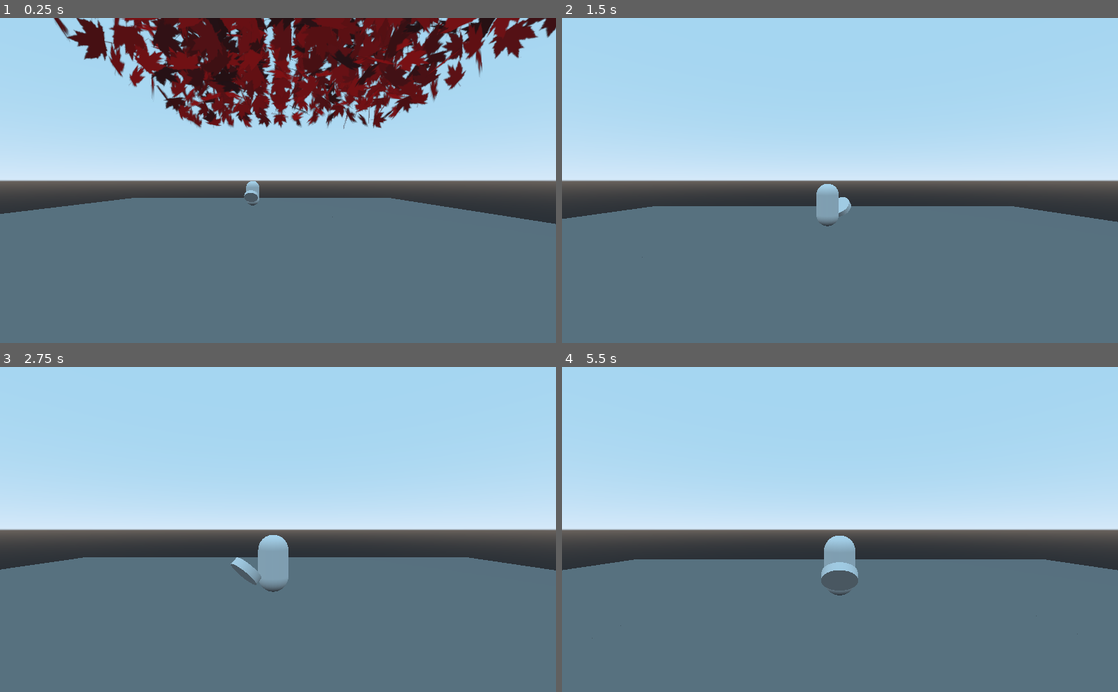
Above: before the commit, frames 1-4 (two rows, left to right).
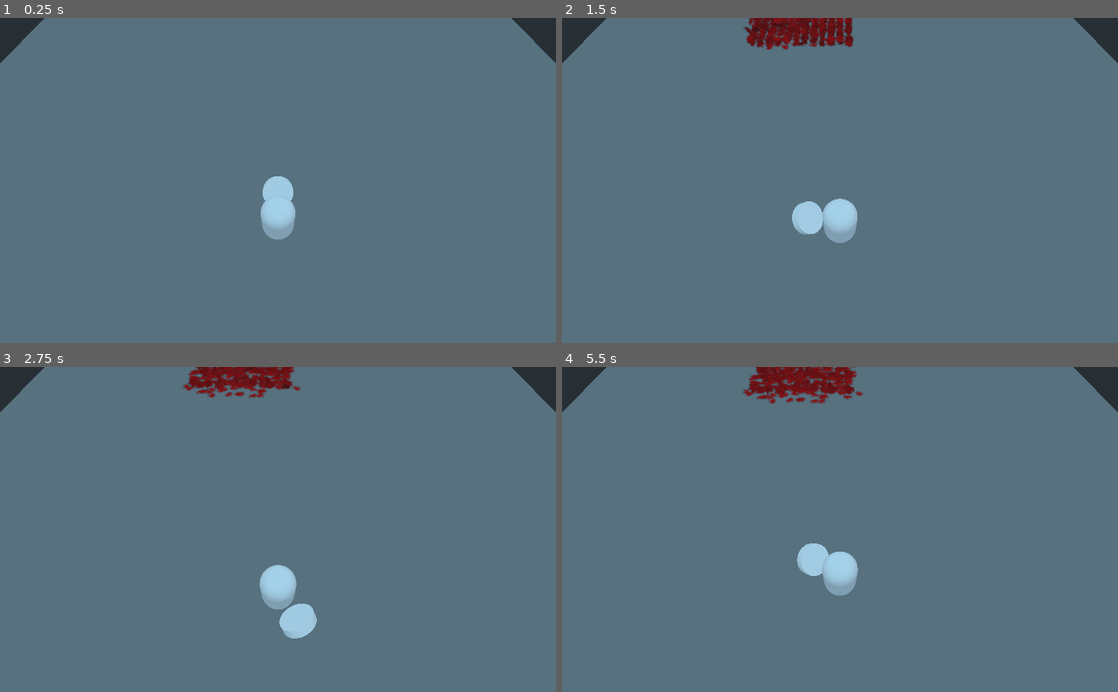
Above: after the commit, the same moments.

Repository: neurodraft/great-autumn-gamejam
Game: Godot game, scene res://Prototype.tscn
Same seed, same stepped clock (60 frames per second), same inputs: the game is played once before the commit and once after it. The project has no main scene, so this scene is started directly.
Inputs (mouse positions are in pixels of both pictures, inside the frame that each line leads up to):
- Up to frame 1 (0.25 s): no input
- Up to frame 2 (1.5 s): move the mouse to (962, 164) at 0.52 s; hold E (rotate_right) 0.53-1.28 s; click (962, 164) at 0.67 s; move the mouse to (728, 196) at 1.27 s; hold S (move_backwards) from 1.28 s (still down); click (728, 196) at 1.42 s
- Up to frame 3 (2.75 s): move the mouse to (333, 458) at 2.02 s; release S (move_backwards) at 2.03 s; hold E (rotate_right) from 2.03 s (still down); click (333, 458) at 2.17 s
- Up to frame 4 (5.5 s): move the mouse to (812, 594) at 2.77 s; release E (rotate_right) at 2.78 s; hold W (move_forward) 2.78-3.53 s; click (812, 594) at 2.92 s; move the mouse to (1006, 578) at 3.52 s; hold Q (rotate_left) 3.53-5.03 s; click (1006, 578) at 3.67 s; move the mouse to (673, 480) at 4.27 s; click (673, 480) at 4.42 s; move the mouse to (867, 529) at 5.02 s; hold S (move_backwards) from 5.03 s (still down); click (867, 529) at 5.17 s

The runs differ from the first frame. In frame 1, 57% of the frame differs, in the area x 0-100%, y 0-69%; in frame 2, 60%; in frame 3, 61%, in the area x 0-100%, y 0-84%; in frame 4, 60%.

Commit message:
trying area gravity

Diff:
--- a/Assets/GroundTile.tscn
+++ b/Assets/GroundTile.tscn
@@ -10,6 +10,7 @@
 points = PoolVector3Array( -2.5, 0.25, 2.5, 2.5, 0.25, -2.5, 2.5, 0.25, 2.5, -2.5, 0.25, -2.5, -2.5, -0.25, 2.5, 2.5, - …(328 unchanged characters)…
 
 [node name="GroundTile" type="StaticBody"]
+collision_layer = 5
 
 [node name="MeshInstance" type="MeshInstance" parent="."]
 mesh = SubResource( 1 )
--- a/MapleLeaf.tscn
+++ b/MapleLeaf.tscn
@@ -11,12 +11,13 @@
 albedo_texture = ExtResource( 1 )
 
 [sub_resource type="BoxShape" id=3]
-extents = Vector3( 0.5, 0.1, 0.5 )
+extents = Vector3( 0.5, 0.2, 0.5 )
 
 [node name="MapleLeaf" type="RigidBody"]
 collision_layer = 2
 mass = 0.102041
 continuous_cd = true
+can_sleep = false
 
 [node name="MeshInstance" type="MeshInstance" parent="."]
 mesh = SubResource( 1 )
--- /dev/null
+++ b/MousePositionHelper.gd
@@ -0,0 +1,18 @@
+extends Area
+
+
+# Declare member variables here. Examples:
+# var a = 2
+# var b = "text"
+
+
+# Called when the node enters the scene tree for the first time.
+func _ready():
+	pass # Replace with function body.
+
+func _input_event(camera, event, click_position, click_normal, shape_idx):
+
+
+# Called every frame. 'delta' is the elapsed time since the previous frame.
+#func _process(delta):
+#	pass
--- a/PlayerController.gd
+++ b/PlayerController.gd
@@ -22,10 +22,33 @@
 		dir += -cam_xform.basis[0]
 	if (Input.is_action_pressed("move_right")):
 		dir += cam_xform.basis[0]
-	if (Input.is_action_pressed("rotate_right")):
-		($Blower as Spatial).rotate_y(-5 * delta)
-	if (Input.is_action_pressed("rotate_left")):
-		($Blower as Spatial).rotate_y(5 * delta)
+
+	var cam = get_viewport().get_camera()
+	var mouse_pos = get_viewport().get_mouse_position()
+
+	var ray_origin = cam.project_ray_origin(mouse_pos)
+	var ray_normal = cam.project_ray_normal(mouse_pos)
+
+	$RayCast.global_transform.origin = ray_origin
+	$RayCast.set_cast_to(ray_normal * 50)
+
+	#$Raycast.force_raycast_update()
+
+	if $RayCast.is_colliding():
+		var collision_point = $RayCast.get_collision_point()
+
+		self.look_at(Vector3(collision_point.x, self.translation.y, collision_point.z), Vector3.UP)
+		#var distance = ray_origin.distance_to(collision_point)
+
+
+
+
+#	(self as Spatial).look_at(direction)
+
+#	if (Input.is_action_pressed("rotate_right")):
+#		(self as Spatial).rotate_y(-5 * delta)
+#	if (Input.is_action_pressed("rotate_left")):
+#		(self as Spatial).rotate_y(5 * delta)
 
 	dir.y = 0
 	dir = dir.normalized()
--- a/Prototype.tscn
+++ b/Prototype.tscn
@@ -1,7 +1,6 @@
-[gd_scene load_steps=11 format=2]
+[gd_scene load_steps=10 format=2]
 
 [ext_resource path="res://Assets/GroundTile.tscn" type="PackedScene" id=1]
-[ext_resource path="res://RepulsionArea.gd" type="Script" id=2]
 [ext_resource path="res://LeafSpawner.gd" type="Script" id=3]
 [ext_resource path="res://CameraPivot.gd" type="Script" id=4]
 [ext_resource path="res://PlayerController.gd" type="Script" id=5]
@@ -13,8 +12,8 @@
 [sub_resource type="CapsuleShape" id=2]
 height = 1.75
 
-[sub_resource type="ConvexPolygonShape" id=5]
-points = PoolVector3Array( -2, 1, -1, 0, 0.3, -0.4, -2, 1, 1, 0, 0.3, 0.4, 0, 0.3, 0.4, 0, 0, 0.4, -2, 1, 1, -2, 0, 1, -2, 1, 1, -2, 0, 1, -2, 1, -1, -2, 0, -1, 0, 0, -0.4, -2, 0, -1, 0, 0, 0.4, -2, 0, 1, -2, 1, -1, -2, 0, -1, 0, 0.3, -0.4, 0, 0, -0.4, 0, 0.3, -0.4, 0, 0, -0.4, 0, 0.3, 0.4, 0, 0, 0.4 )
+[sub_resource type="SphereShape" id=5]
+radius = 1.5
 
 [sub_resource type="CylinderMesh" id=4]
 height = 0.5
@@ -57,12 +56,12 @@
 num_width = 12
 
 [node name="CameraPivot" type="Spatial" parent="."]
-transform = Transform( 1, 0, 0, 0, 1, 0, 0, 0, 1, 5, 0, 5 )
+transform = Transform( 1, 0, 0, 0, 1, 0, 0, 0, 1, 31.6, 0.4, 0 )
 script = ExtResource( 4 )
-rotation_speed = 5.0
+rotation_speed = 10.0
 
 [node name="Camera" type="Camera" parent="CameraPivot"]
-transform = Transform( -4.37114e-08, 0, -1, 0, 1, 0, 1, 0, -4.37114e-08, -15, 4, 0 )
+transform = Transform( -4.37114e-08, -0.866025, 0.5, 0, 0.5, 0.866025, -1, 3.78552e-08, -2.18557e-08, 5, 15, 0 )
 
 [node name="Player" type="KinematicBody" parent="."]
 transform = Transform( 1, 0, 0, 0, 1, 0, 0, 0, 1, 31.6, 0.4, 0 )
@@ -81,18 +80,22 @@
 [node name="Blower" type="Spatial" parent="Player"]
 
 [node name="RepulsionArea" type="Area" parent="Player/Blower"]
-transform = Transform( 1, 0, 0, 0, 1, 0, 0, 0, 1, -2, -1.4, 0 )
+transform = Transform( 1, 0, 0, 0, 1, 0, 0, 0, 1, -3, -0.4, 0 )
+space_override = 1
+gravity_point = true
+gravity_vec = Vector3( -0.5, -0.5, 0 )
+gravity = -50.0
 collision_layer = 0
 collision_mask = 2
-script = ExtResource( 2 )
-radius = 3.0
-max_repulsion = 1.0
 
 [node name="CollisionShape" type="CollisionShape" parent="Player/Blower/RepulsionArea"]
-transform = Transform( 1, 0, 0, 0, 1, 0, 0, 0, 1, -1, 1, 0 )
 shape = SubResource( 5 )
 
 [node name="MeshInstance2" type="MeshInstance" parent="Player/Blower"]
 transform = Transform( 0.707107, 0.707107, 0, -0.707107, 0.707107, 0, 0, 0, 1, -2, 1.4, 0 )
 mesh = SubResource( 4 )
 material/0 = null
+
+[node name="RayCast" type="RayCast" parent="Player"]
+enabled = true
+collision_mask = 4
